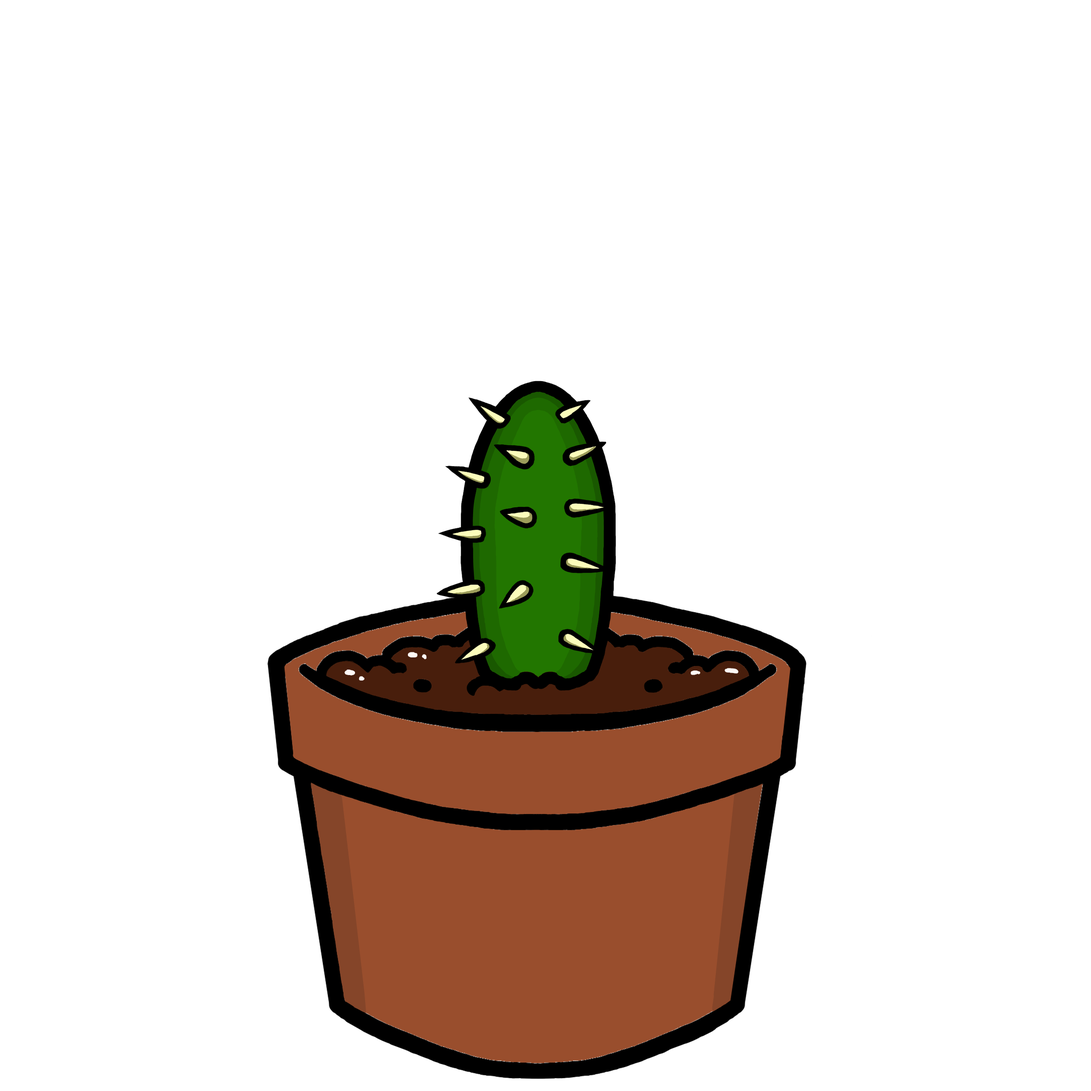
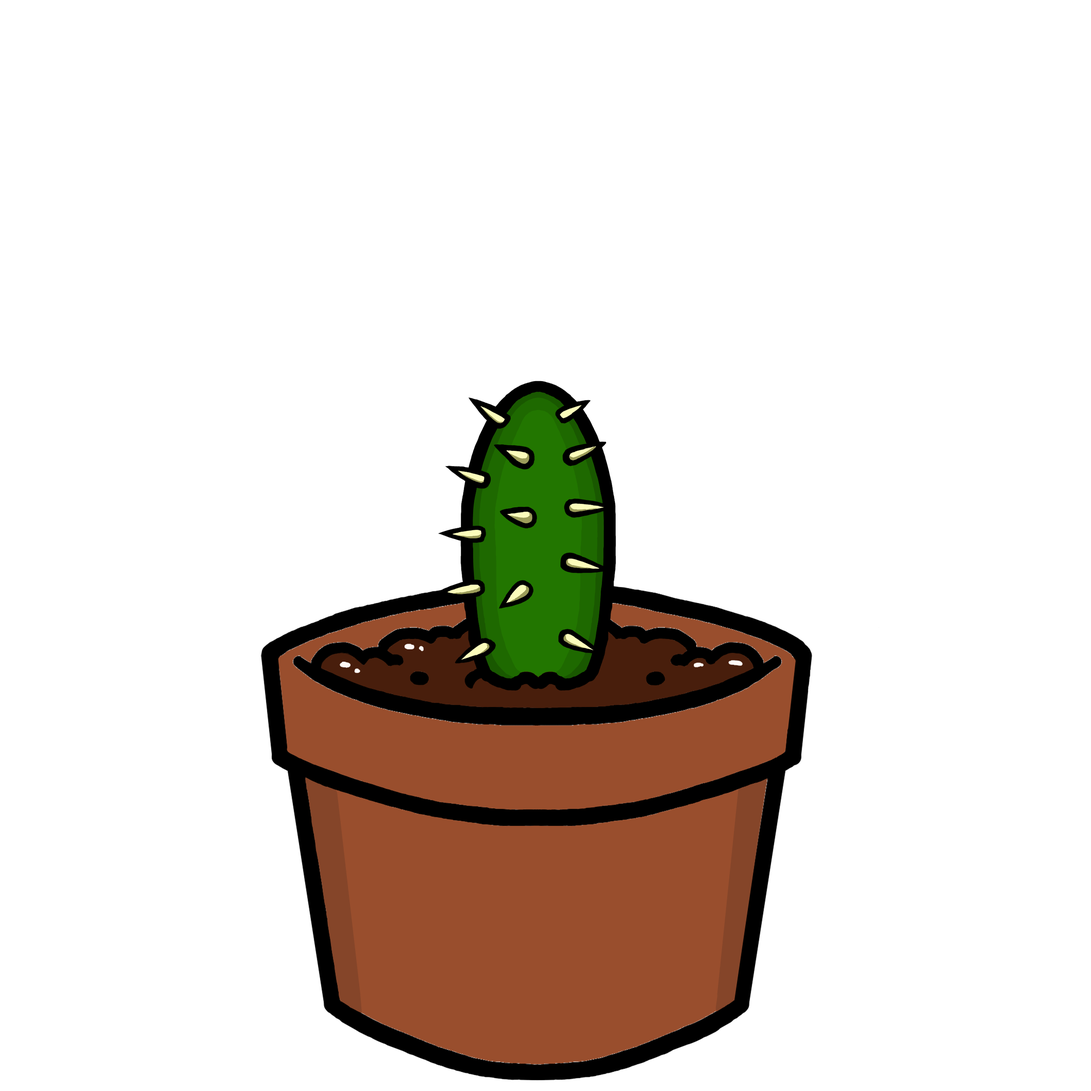
Layered file, before and after one edit (1091x1091). Changes by layer:
renamed "Paint Layer 12" to "spikes", painted on it over [419, 585, 629, 676]
renamed "Paint Layer 11" to "cactus", painted on it over [442, 585, 629, 697]
removed layer "Paint Layer 9" over [260, 585, 880, 1081]
renamed "Paint Layer 12" to "pot", showed it, moved it below "cactus", painted on it over [260, 585, 880, 1081]
